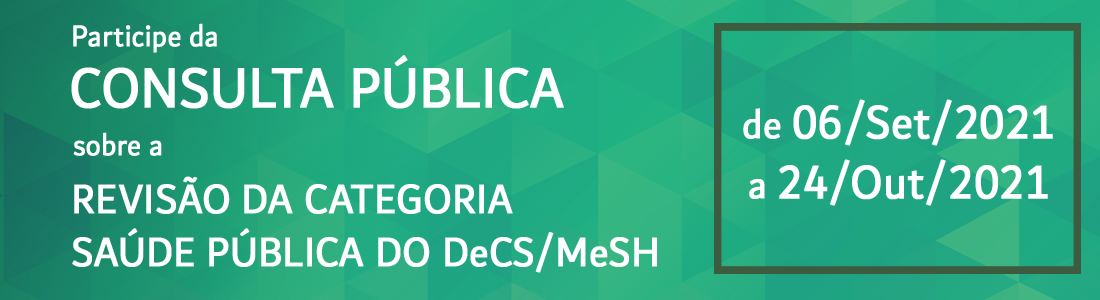
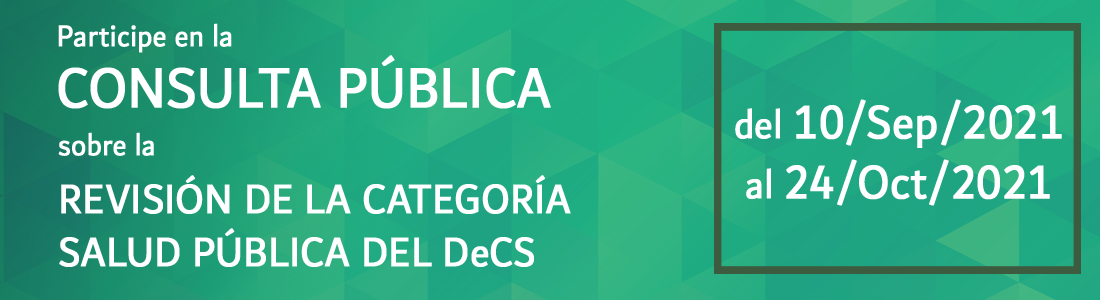
Revision of a layered 1100 x 300 image; what changed, layer by layer:
showed group "ES" (6 layers) over [58, 23, 1062, 273]
renamed "del 06/Sep/2021 al 24/Oct/2021" to "del 10/Sep/2021 al 24/Oct/2021", painted on it over [735, 99, 1062, 206]
renamed "REVISIÓN DE LA CATEGORÍA SALUD PÚBLICA DEL DeCS/MeSH" to "REVISIÓN DE LA CATEGORÍA SALUD PÚBLICA DEL DeCS", painted on it over [59, 175, 657, 273]
hid group "PT" (6 layers) over [71, 23, 1062, 273]
renamed "de 06/Set/2021 a 24/Out/2021" to "de 10/Set/2021 a 24/Out/2021", painted on it over [743, 99, 1053, 206]
renamed "REVISÃO DA CATEGORIA SAÚDE PÚBLICA DO DeCS/MeSH" to "REVISÃO DA CATEGORIA SAÚDE PÚBLICA DO DeCS", painted on it over [72, 176, 657, 273]
